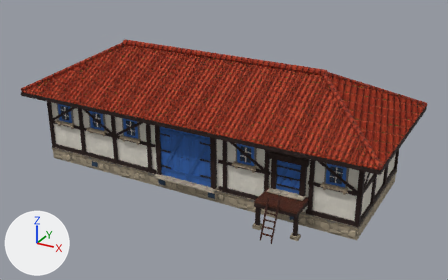
Two versions of the glTF model art/town/farm/barn.gltf, one commit apart.
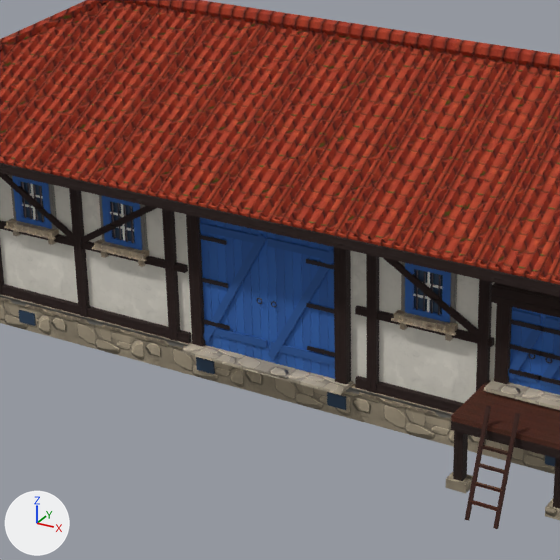
There are two pictures of each version: one whole from a 50 mm lens placed at (15.4, -24.1, 15.5), pointed at (0.8, 2.5, 2.2), one close up on the part from 19% to 66% of the width and 16% to 91% of the height. The axes (+X, +Y, +Z) are drawn at lower left. The lights are the same throughout. The first two pictures are the older version. Objects named as collision shapes, trigger or cutter boxes, shadow casters or lower levels of detail are left out. Vertices at exactly the same position are counted once.

In view in the first close-up: 'barn'.
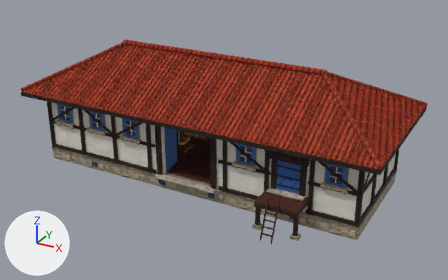
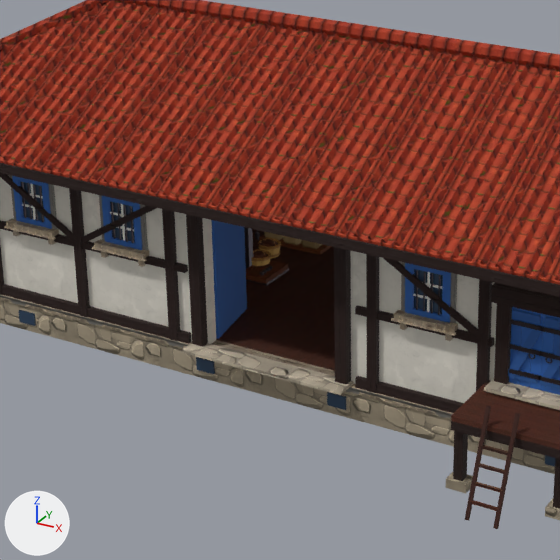
Pixel boxes (x1, y1, x2, y2) of what changed, in the close-ups (560 x 560 px):
part 1 of me_p5, added (mostly hidden)
    after: (253, 231, 264, 246)
part 2 of me_p5, added (mostly hidden)
    after: (270, 246, 292, 261)
part 3 of me_p5, added (mostly hidden)
    after: (246, 249, 302, 290)
part 4 of me_p5, added
    after: (246, 251, 314, 299)
part 5 of me_p5, added
    after: (243, 247, 334, 313)
part 6 of me_p5, added
    after: (216, 250, 334, 341)
part 7 of me_p5, added
    after: (221, 260, 334, 344)
part 8 of me_p5, added
    after: (233, 270, 334, 347)
part 9 of me_p5, added
    after: (244, 281, 334, 350)
part 10 of me_p5, added
    after: (256, 292, 334, 353)
part 11 of me_p5, deleted (blue)
    before: (200, 219, 335, 377)
part 12 of me_p5, cut back (mostly hidden before)
    before: (18, 181, 430, 379)
    after: (0, 175, 497, 403)

The change, as a list of edits to the scene's bpy script:
```text
Add mat_m_townglowwarm:
    mat_m_townglowwarm = bpy.data.materials.new('M_TownGlowWarm')
    # nodes: BsdfPrincipled, Mix, OutputMaterial, VertexColor
    # colours: beige #ffdaa2, mixed with the vertex colours
Add mat_m_townvitrine:
    mat_m_townvitrine = bpy.data.materials.new('M_TownVitrine')
    # nodes: BsdfPrincipled, Math, Mix, OutputMaterial, VertexColor
    # colours: blue #c0d9e9, mixed with the vertex colours
Change me_p5:
    used by ob_barn; location = (0.0, 0.0, 0.0)
    remove me_p5.from_pydata(...)  # 4494 vertices, 6980 faces; spans x -10.1..10.1, y -2.2..7.5, z 0.0..6.7
    add me_p5.from_pydata(...)  # 14240 vertices, 24180 faces; spans x -10.1..10.1, y -2.2..7.5, z 0.0..6.7
    me_p5 part 1: a new loose piece, a box spanning x -3.644..-3.372, y 0.3..6.1, z 0.7..0.72, in mat_m_townwood
    me_p5 part 2: a new loose piece, a box spanning x -2.802..-2.53, y 0.3..6.1, z 0.7..0.72, in mat_m_townwood
    me_p5 part 3: a new loose piece, a box spanning x -2.522..-2.249, y 0.3..6.1, z 0.7..0.72, in mat_m_townwood
    me_p5 part 4: a new loose piece, a box spanning x -2.241..-1.969, y 0.3..6.1, z 0.7..0.72, in mat_m_townwood
    me_p5 part 5: a new loose piece, a box spanning x -1.961..-1.688, y 0.3..6.1, z 0.7..0.72, in mat_m_townwood
    me_p5 part 6: a new loose piece, a box spanning x -1.68..-1.407, y 0.3..6.1, z 0.7..0.72, in mat_m_townwood
    me_p5 part 7: a new loose piece, a box spanning x -1.399..-1.127, y 0.3..6.1, z 0.7..0.72, in mat_m_townwood
    me_p5 part 8: a new loose piece, a box spanning x -1.119..-0.846, y 0.3..6.1, z 0.7..0.72, in mat_m_townwood
    me_p5 part 9: a new loose piece, a box spanning x -0.838..-0.565, y 0.3..6.1, z 0.7..0.72, in mat_m_townwood
    me_p5 part 10: a new loose piece, a box spanning x -0.557..-0.285, y 0.3..6.1, z 0.7..0.72, in mat_m_townwood
    me_p5 part 11: 28 loose pieces with 272 vertices, spanning x -1.5..1.5, y -0.2..0.0, z 0.7..3.7, are deleted
    me_p5 part 12: 36 vertices moved within x -7.6..7.6, y 0.0..6.4, z 2.6..3.4; 14 vertices removed from x -1.5..1.5, y -0.1..0.0, z 0.7..3.7; 9792 vertices added at x -9.0..9.0, y 0.0..6.1, z 0.7..3.9
    other edits to the shape of me_p5 do not show in these pictures
    add me_p5.materials.append(mat_m_townvitrine)
    add me_p5.materials.append(mat_m_townglowwarm)
```
